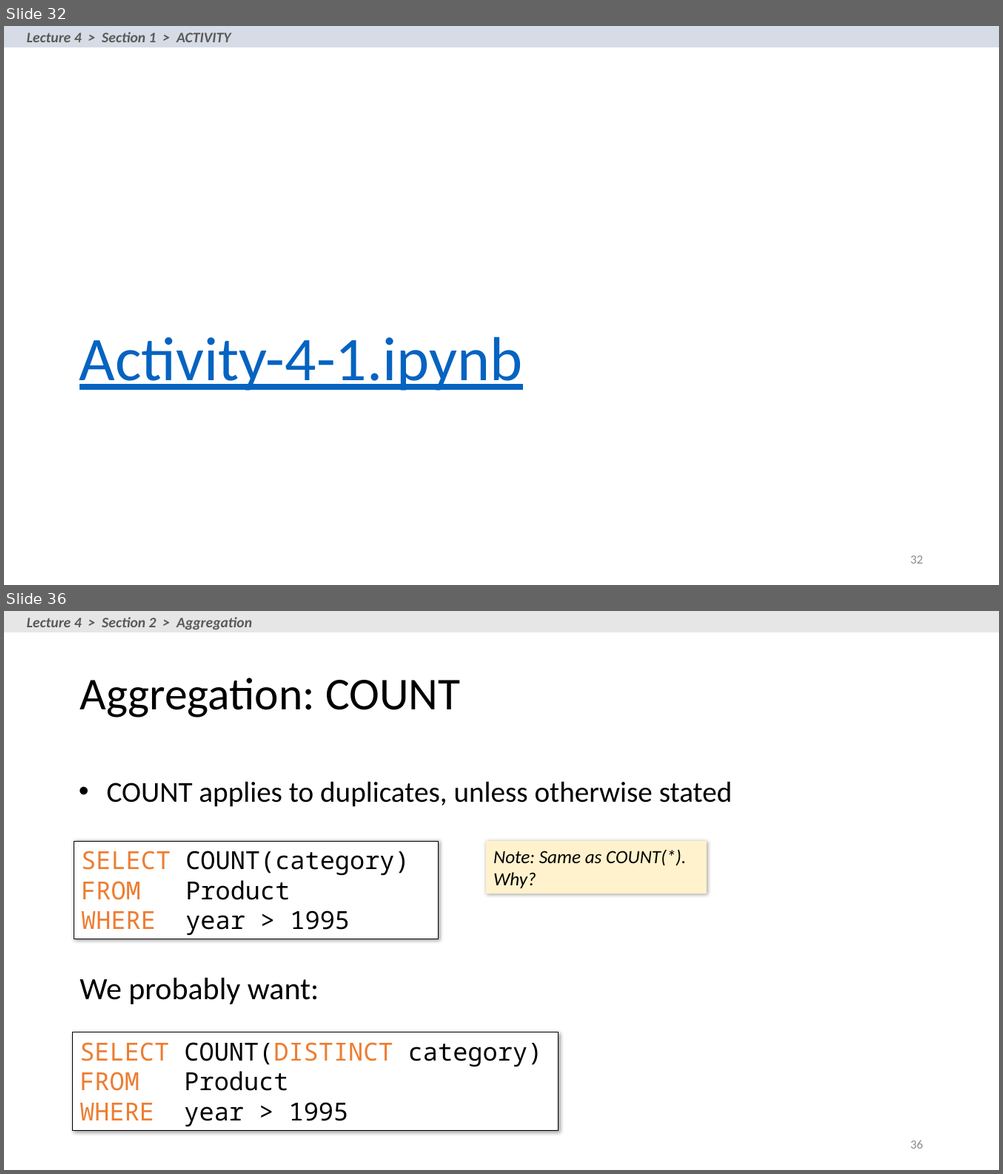
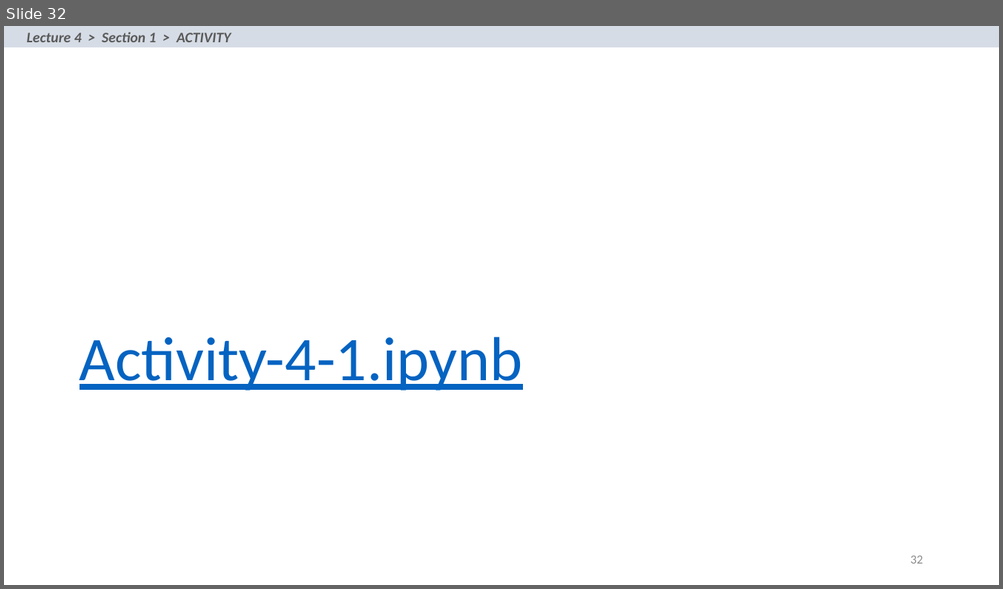
Before and after one commit to yazduni-cs/database-fall2018, a slide deck: lectures/lecture-2-3-4-5/Lecture_4_SQL.pptx. Shown one above the other, each under a label of ours: slides 32 and 36 before the commit, slide 32 after it; the slides between them are not shown. The pictures are 1003x1174 and 1003x589 pixels, drawn with LibreOffice and Linux fonts; fonts in the diff are those of the drawing. Boxes give left, top, right and bottom in pixels: in the first picture for what was removed or moved away, otherwise in the second. Text is boxed around its words. In the diff, an @@ line names an element or a change of style, - is before the commit and + after.

```diff
--- a/lectures/lecture-2-3-4-5/Lecture_4_SQL.pptx
+++ b/lectures/lecture-2-3-4-5/Lecture_4_SQL.pptx
@@ slide 36 removed at (4,611,999,1170), background #FFFFFF @@
@@ rectangle removed at (4,611,999,632) @@
@@ text removed at (27,617,252,630) @@
-Lecture 4 > Section 2 > Aggregation
@@ title removed at (79,678,460,718) @@
-Aggregation: COUNT
@@ text removed at (107,781,732,807) @@
-• COUNT applies to duplicates, unless otherwise stated
@@ rectangle removed at (74,842,438,940) @@
-SELECT COUNT(category)
-FROM Product
-WHERE year > 1995
@@ rectangle removed at (486,842,707,894) @@
-Note: Same as COUNT(*). Why?
@@ text removed at (79,978,319,1005) @@
-We probably want:
@@ rectangle removed at (73,1033,558,1130) @@
-SELECT COUNT(DISTINCT category)
-FROM Product
-WHERE year > 1995
@@ page number removed at (910,1141,922,1149) @@
-36
```
Also in this commit, not shown: 1 slide changed, 18 other slides removed, 3 other files.
